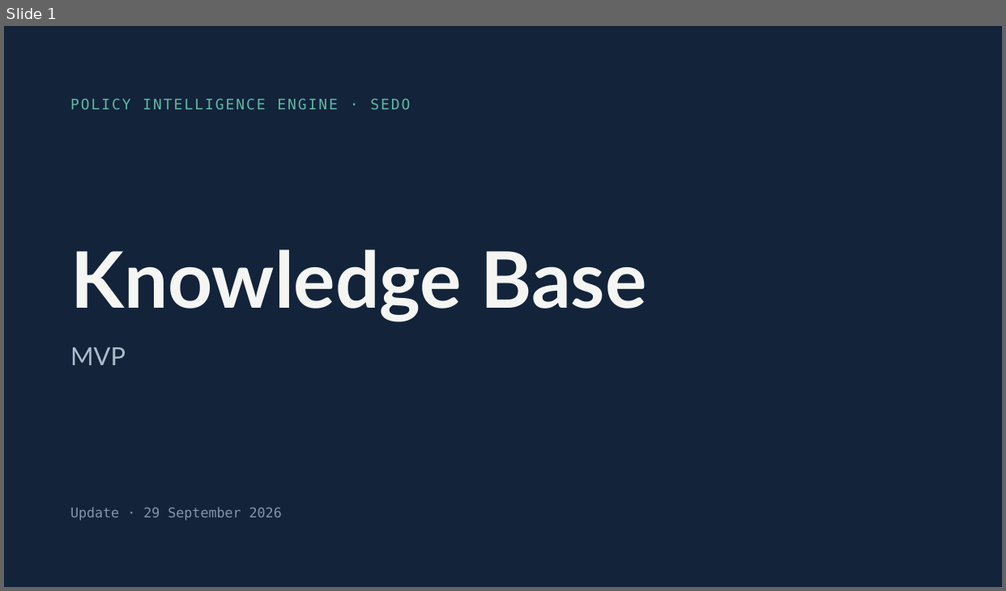
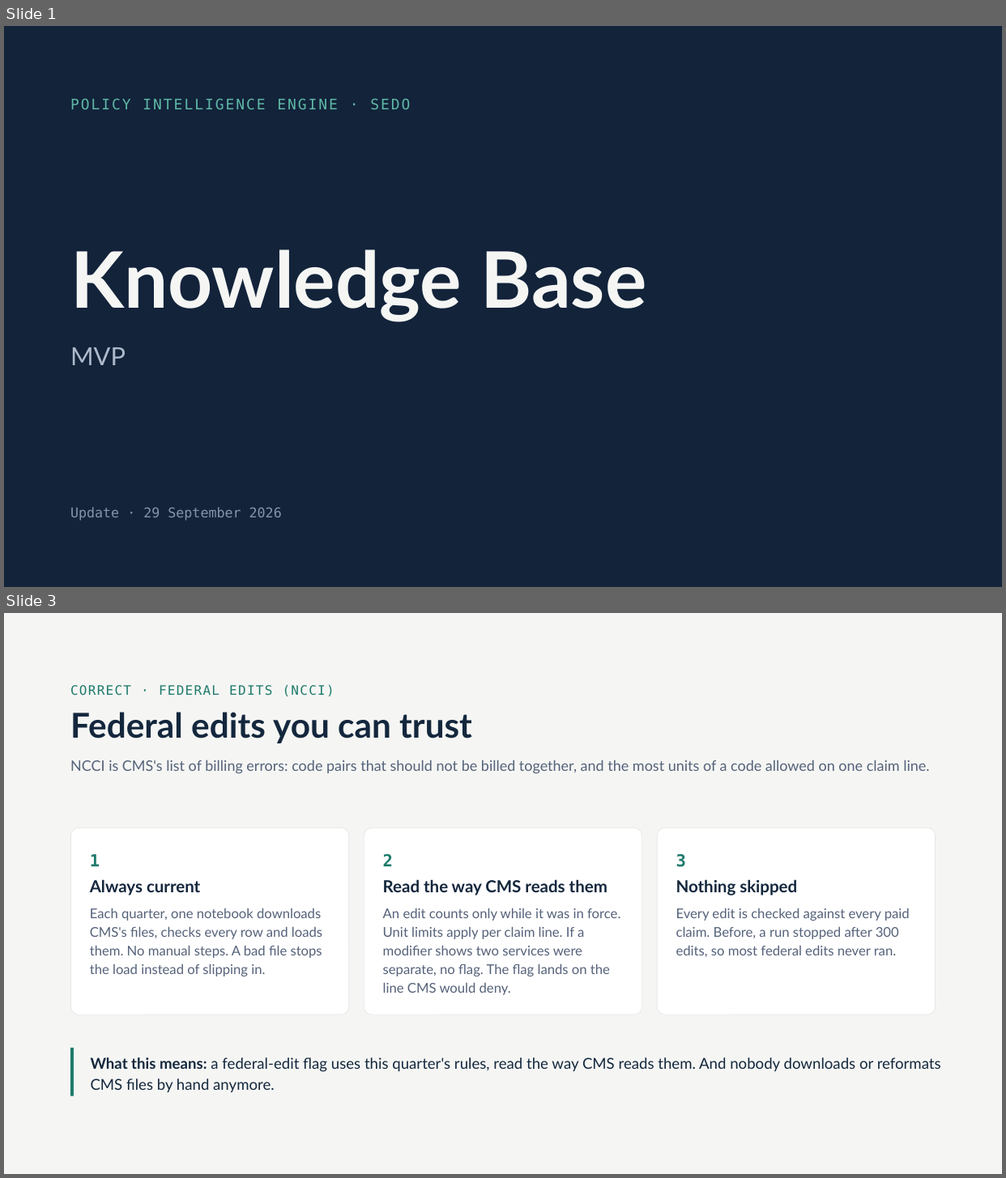
Before and after one commit to Sedozan/policy_intelligence, a slide deck: Knowledge Base MVP.pptx. Shown one above the other, each under a label of ours: slide 1 before the commit, slides 1 and 3 after it; the slides between them are not shown. The pictures are 1006x591 and 1006x1178 pixels, drawn with LibreOffice and Linux fonts; fonts in the diff are those of the drawing. Boxes give left, top, right and bottom in pixels: in the first picture for what was removed or moved away, otherwise in the second. Text is boxed around its words. In the diff, an @@ line names an element or a change of style, - is before the commit and + after.

```diff
--- a/Knowledge Base MVP.pptx
+++ b/Knowledge Base MVP.pptx
@@ slide 3 added at [4, 613, 1002, 1174], background #F5F6F4 @@
@@ text added at [70, 685, 334, 696], 12.5 pt, text #1F7A6B @@
+CORRECT · FEDERAL EDITS (NCCI)
@@ text added at [70, 712, 472, 743], 33 pt, text #14273D, bold @@
+Federal edits you can trust
@@ text added at [70, 760, 929, 773], 14 pt, text #55627A @@
+NCCI is CMS's list of billing errors: code pairs that should not be billed together, and the most units of a code allowed on one claim line.
@@ rounded rectangle added at [70, 828, 349, 1015], fill #FFFFFF, outline #E3E6E4 0.5 pt @@
@@ rounded rectangle added at [364, 828, 642, 1015], fill #FFFFFF, outline #E3E6E4 0.5 pt @@
@@ rounded rectangle added at [658, 828, 936, 1015], fill #FFFFFF, outline #E3E6E4 0.5 pt @@
@@ text added at [90, 854, 100, 867], 16 pt, text #1F7A6B, bold @@
+1
@@ text added at [383, 854, 393, 867], 16 pt, text #1F7A6B, bold @@
+2
@@ text added at [676, 854, 686, 867], 16 pt, text #1F7A6B, bold @@
+3
@@ text added at [90, 879, 200, 896], 16 pt, text #14273D, bold @@
+Always current
@@ text added at [383, 879, 607, 896], 16 pt, text #14273D, bold @@
+Read the way CMS reads them
@@ text added at [676, 879, 797, 896], 16 pt, text #14273D, bold @@
+Nothing skipped
@@ text added at [90, 908, 322, 977], 13 pt, text #55627A @@
+Each quarter, one notebook downloads CMS's files, checks every row and loads them. No manual steps. A bad file stops the load instead of slipping in.
@@ text added at [383, 908, 620, 995], 13 pt, text #55627A @@
+An edit counts only while it was in force. Unit limits apply per claim line. If a modifier shows two services were separate, no flag. The flag lands on the line CMS would deny.
@@ text added at [676, 908, 910, 957], 13 pt, text #55627A @@
+Every edit is checked against every paid claim. Before, a run stopped after 300 edits, so most federal edits never ran.
@@ line added from (72, 1048) to (72, 1097), #1F7A6B 3 pt @@
@@ text added at [91, 1058, 941, 1093], 14.5 pt, text #14273D @@
+What this means: a federal-edit flag uses this quarter's rules, read the way CMS reads them. And nobody downloads or reformats CMS files by hand anymore.
```
Also in this commit, not shown: 3 slides changed, 4 other slides added, 7 slides removed.
